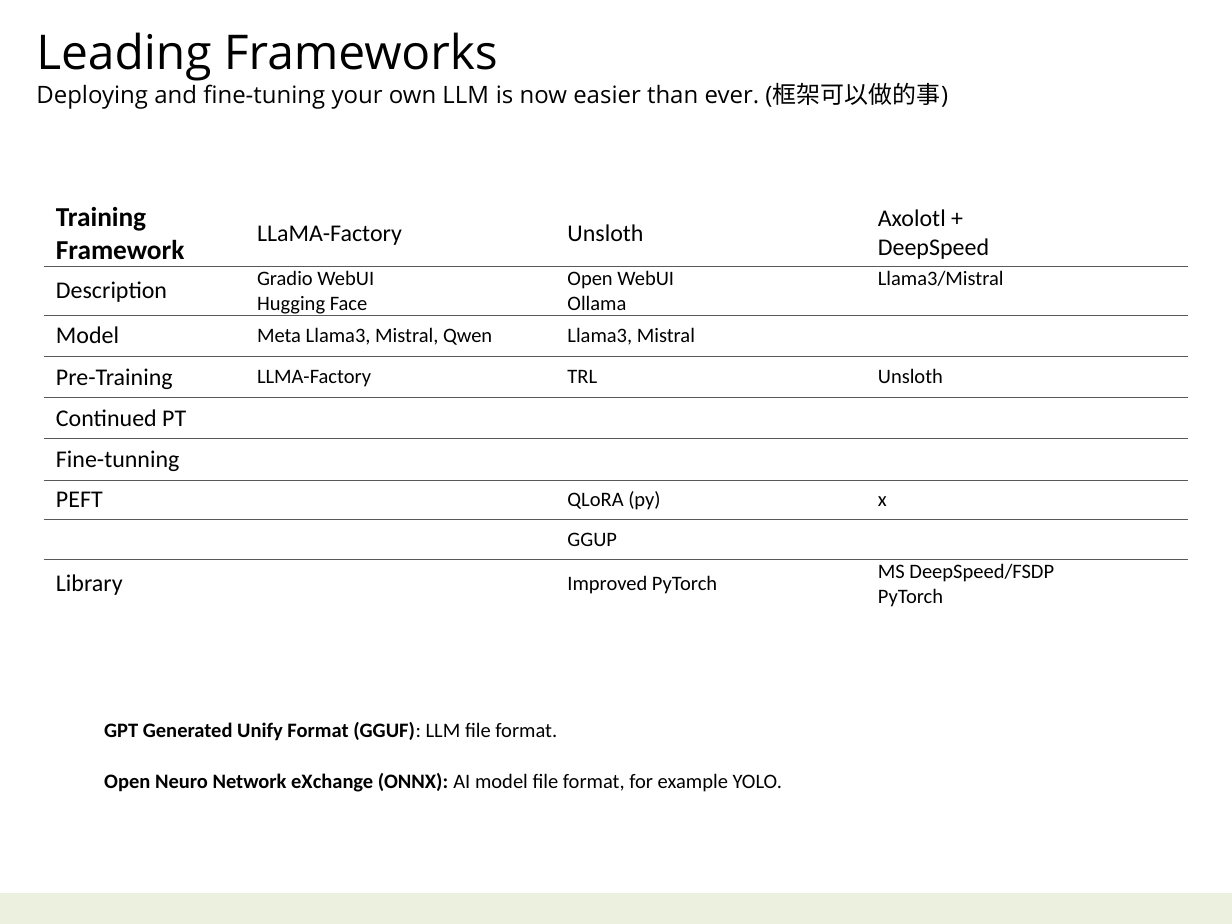
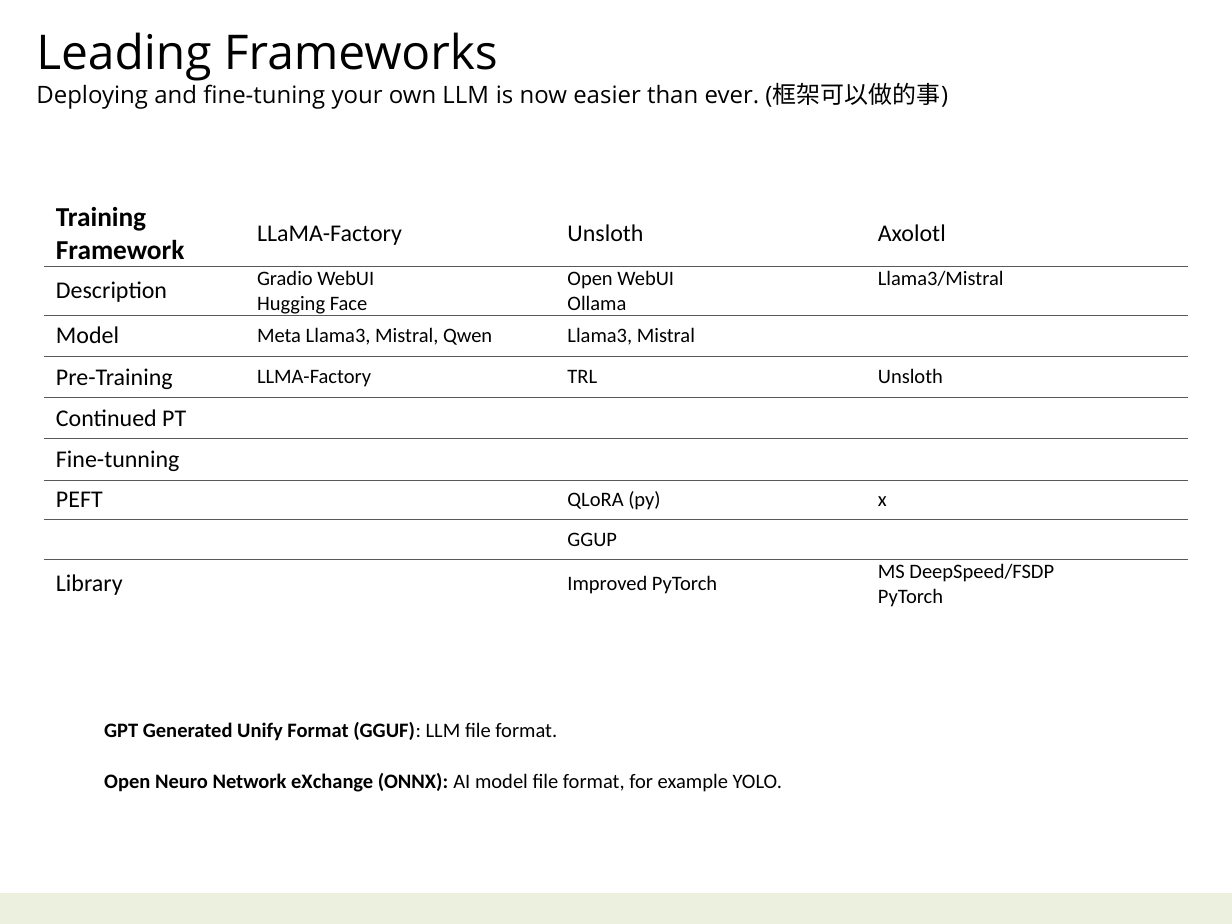
Before and after one commit to navibator/crazy-ai, a slide deck: slide 18 of ai-gemma.pptx. Drawn at 1232x924 pixels with LibreOffice and Linux fonts; fonts in the diff are those of the drawing. Boxes give left, top, right and bottom in pixels: in the first picture for what was removed or moved away, otherwise in the second. Text is boxed around its words. In the diff, an @@ line names an element or a change of style, - is before the commit and + after.

```diff
--- a/ai-gemma.pptx
+++ b/ai-gemma.pptx
@@ table at box(43, 200, 1188, 611) @@
-row 1, column 4: Axolotl + / DeepSpeed
+row 1, column 4: Axolotl
```
Also in this commit, not shown: 1 other slide changed, 1 other file.
